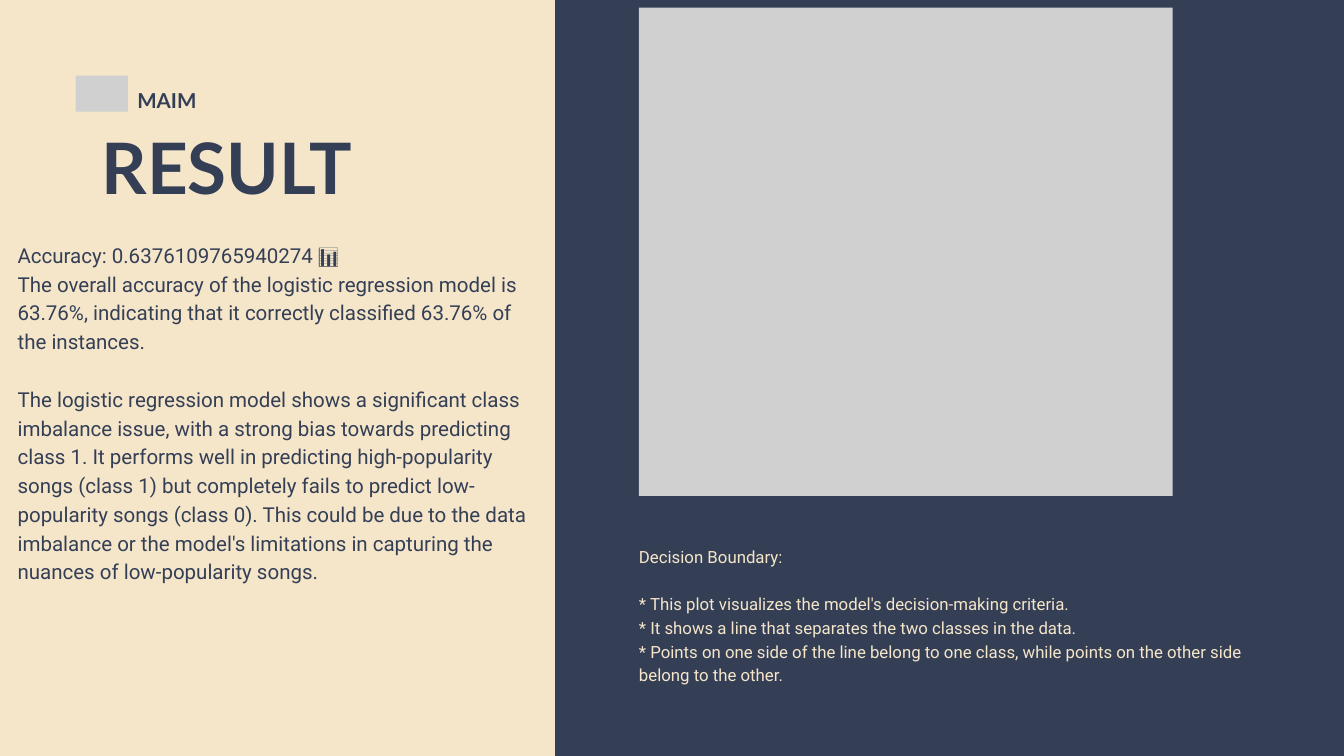
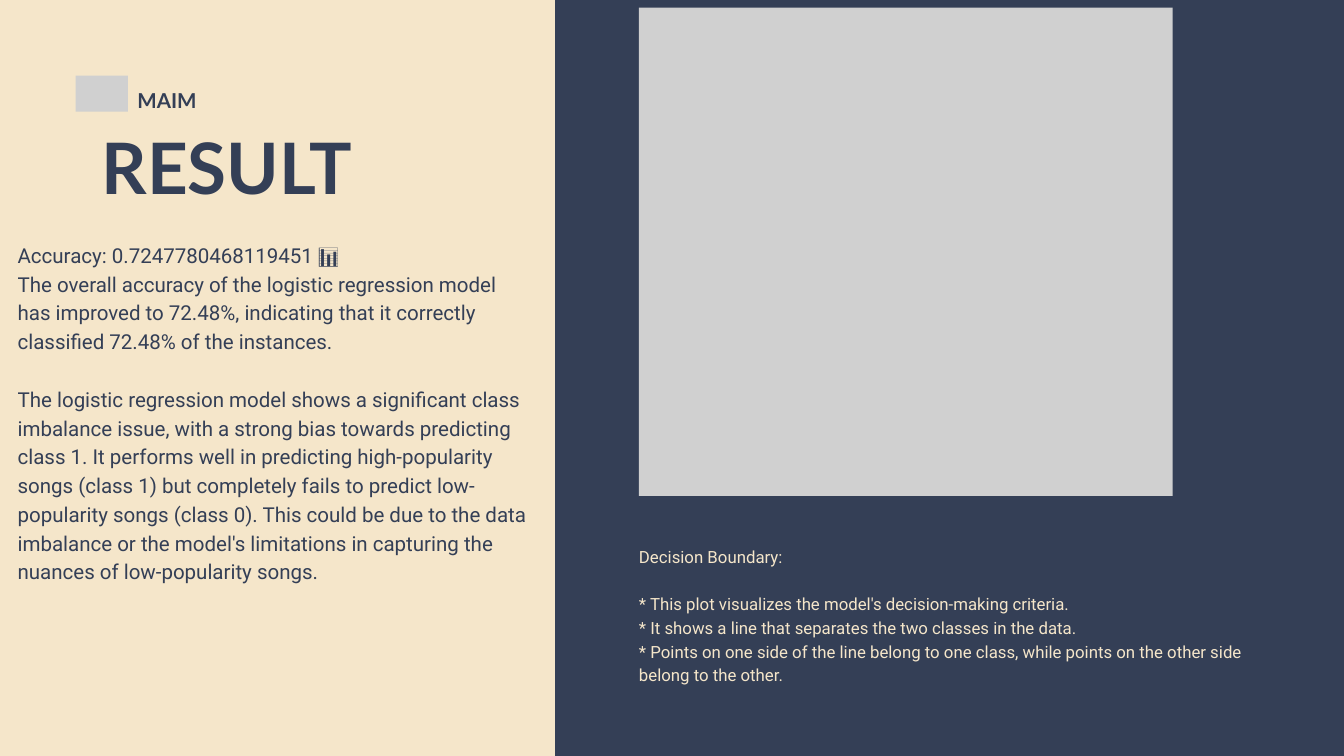
Before and after one commit to mohamed682004/MAIM-final-project, a slide deck: slide 24 of final project presentation.pptx. Drawn at 1344x756 pixels with LibreOffice and Linux fonts; fonts in the diff are those of the drawing; grey boxes stand for pictures. Boxes give left, top, right and bottom in pixels: in the first picture for what was removed or moved away, otherwise in the second. Text is boxed around its words. In the diff, an @@ line names an element or a change of style, - is before the commit and + after.

```diff
--- a/final project presentation.pptx
+++ b/final project presentation.pptx
@@ freeform shape at (556,0,1344,756): outline redrawn @@
@@ text at (18,248,496,349): text changed @@
-Accuracy: 0.6376109765940274 📊
-The overall accuracy of the logistic regression model is 63.76%, indicating that it correctly classified 63.76% of the instances.
+Accuracy: 0.7247780468119451 📊
+The overall accuracy of the logistic regression model has improved to 72.48%, indicating that it correctly classified 72.48% of the instances.
```
Also in this commit, not shown: 24 other slides changed.
